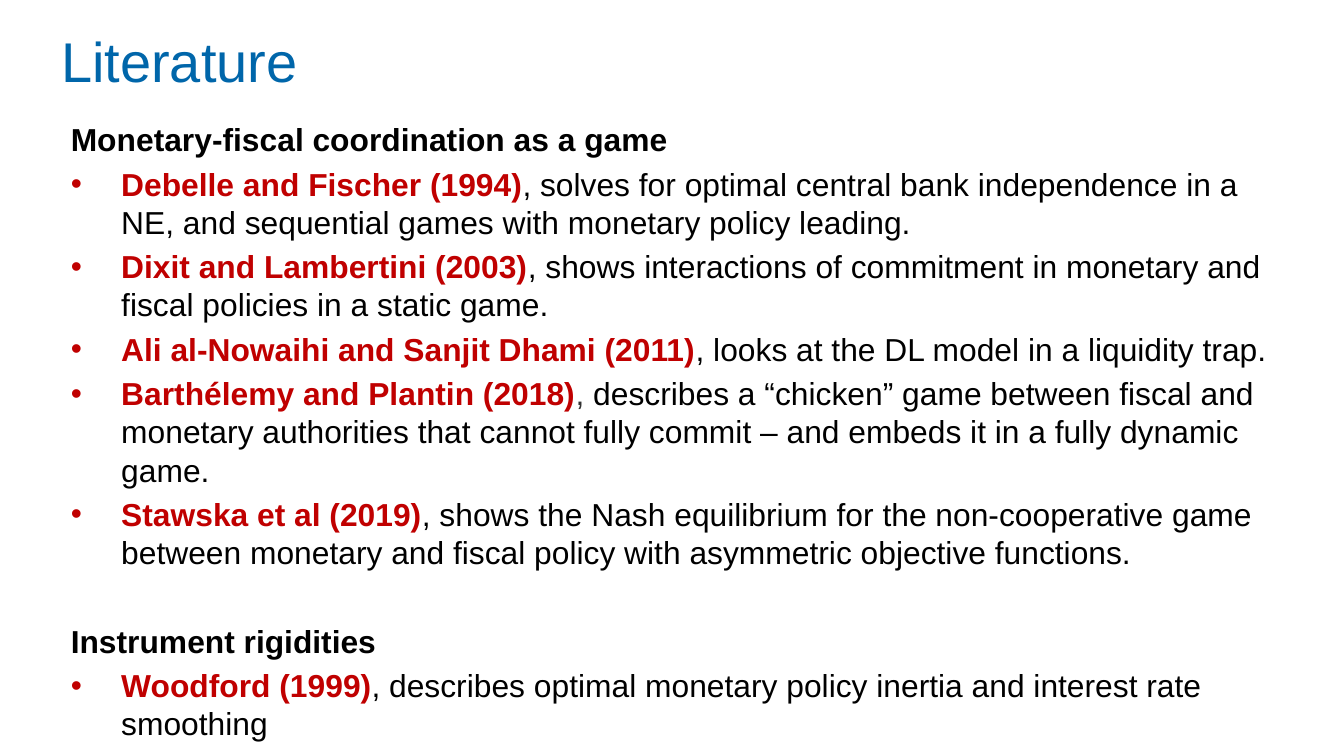
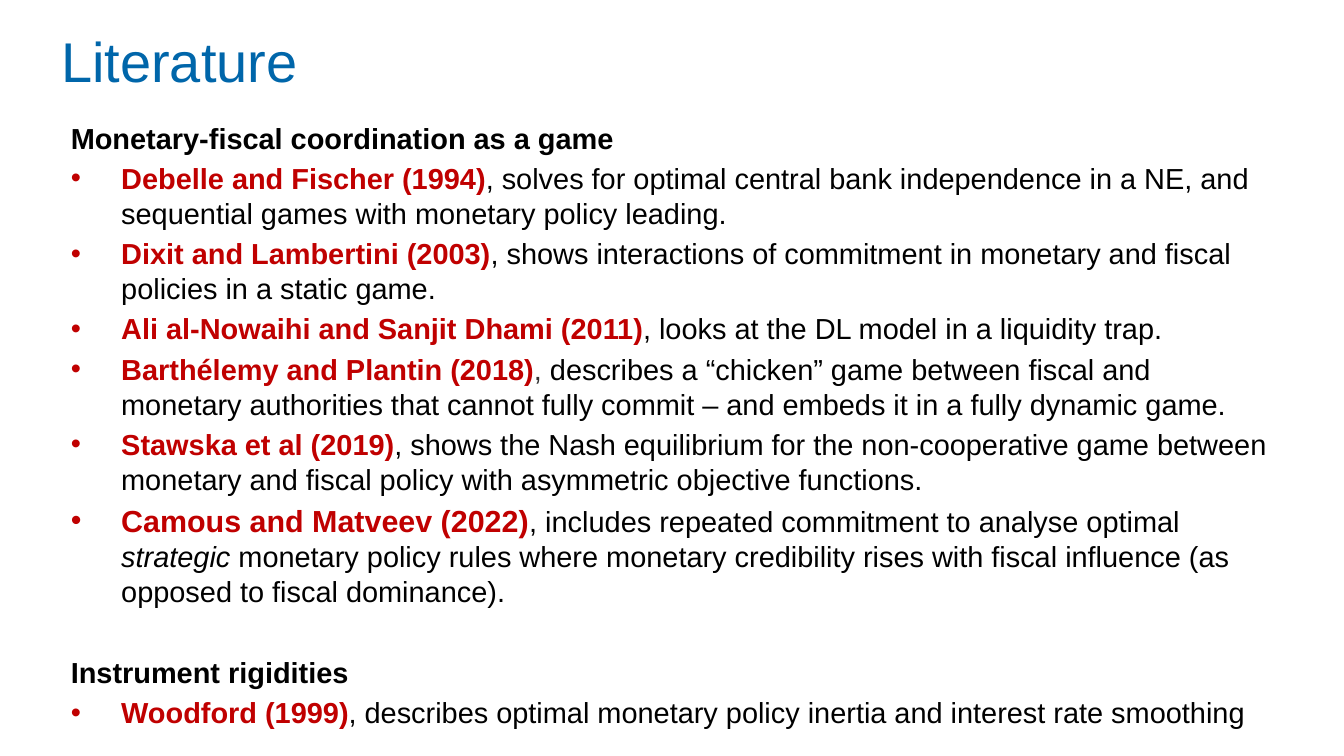
Before and after one commit to Zjub/TVHENZ, a slide deck: slide 5 of MF coordination/SI_game/Monetary and Fiscal Policy Coordination.pptx. Drawn at 1344x756 pixels with LibreOffice and Linux fonts; fonts in the diff are those of the drawing. Boxes give left, top, right and bottom in pixels: in the first picture for what was removed or moved away, otherwise in the second. Text is boxed around its words. In the diff, an @@ line names an element or a change of style, - is before the commit and + after.

```diff
--- a/MF coordination/SI_game/Monetary and Fiscal Policy Coordination.pptx
+++ b/MF coordination/SI_game/Monetary and Fiscal Policy Coordination.pptx
@@ text at box(71, 128, 1266, 729): size 17 to 15.5 pt in "Monetary-fiscal coordination as a game", "Debelle and Fischer (1994), solves for optimal ...", "Dixit and Lambertini (2003), shows interactions of ...", "Ali al-Nowaihi and Sanjit Dhami (2011), looks ..." and 4 more places @@
@@ text at box(121, 510, 1229, 607): paragraph added @@
+• Camous and Matveev (2022), includes repeated commitment to analyse optimal strategic monetary policy rules where monetary credibility rises with fiscal influence (as opposed to fiscal dominance).
```
Also in this commit, not shown: 11 other slides changed, 2 slides added.
